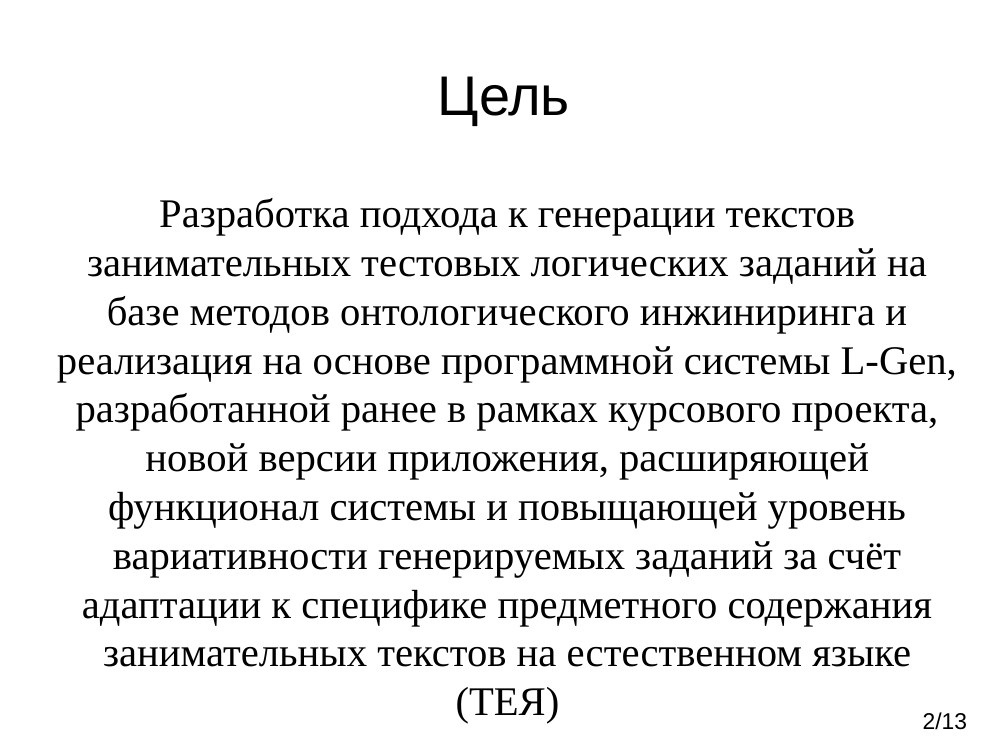
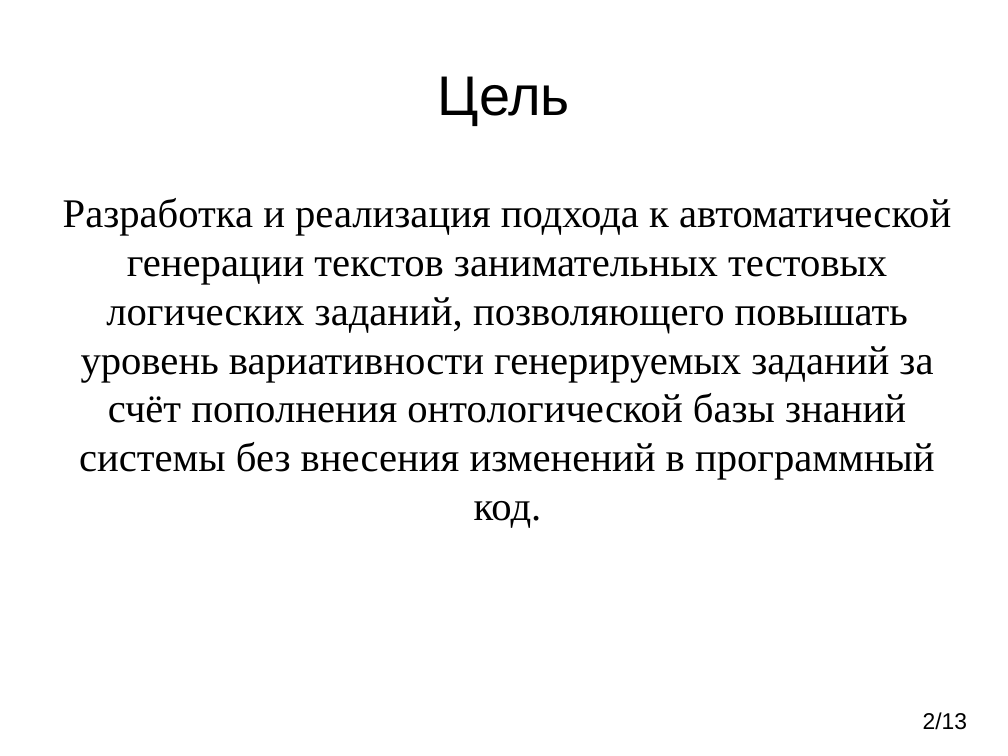
Before and after one commit to vinni-au/l-gen, a slide deck: slide 2 of Презентация.odp. Drawn at 1008x756 pixels with LibreOffice and Linux fonts; fonts in the diff are those of the drawing. Boxes give left, top, right and bottom in pixels: in the first picture for what was removed or moved away, otherwise in the second. Text is boxed around its words. In the diff, an @@ line names an element or a change of style, - is before the commit and + after.

```diff
--- a/Презентация.odp
+++ b/Презентация.odp
@@ text at bbox=[63, 198, 951, 528]: text changed @@
-Разработка подхода к генерации текстов занимательных тестовых логических заданий на базе методов онтологического инжиниринга и реализация на основе программной системы L-Gen, разработанной ранее в рамках курсового проекта, новой версии приложения, расширяющей функционал системы и повыщающей уровень вариативности генерируемых заданий за счёт адаптации к специфике предметного содержания занимательных текстов на естественном языке (ТЕЯ)
+Разработка и реализация подхода к автоматической генерации текстов занимательных тестовых логических заданий, позволяющего повышать уровень вариативности генерируемых заданий за счёт пополнения онтологической базы знаний системы без внесения изменений в программный код.
```
Also in this commit, not shown: 4 other slides changed, 57 other files.
